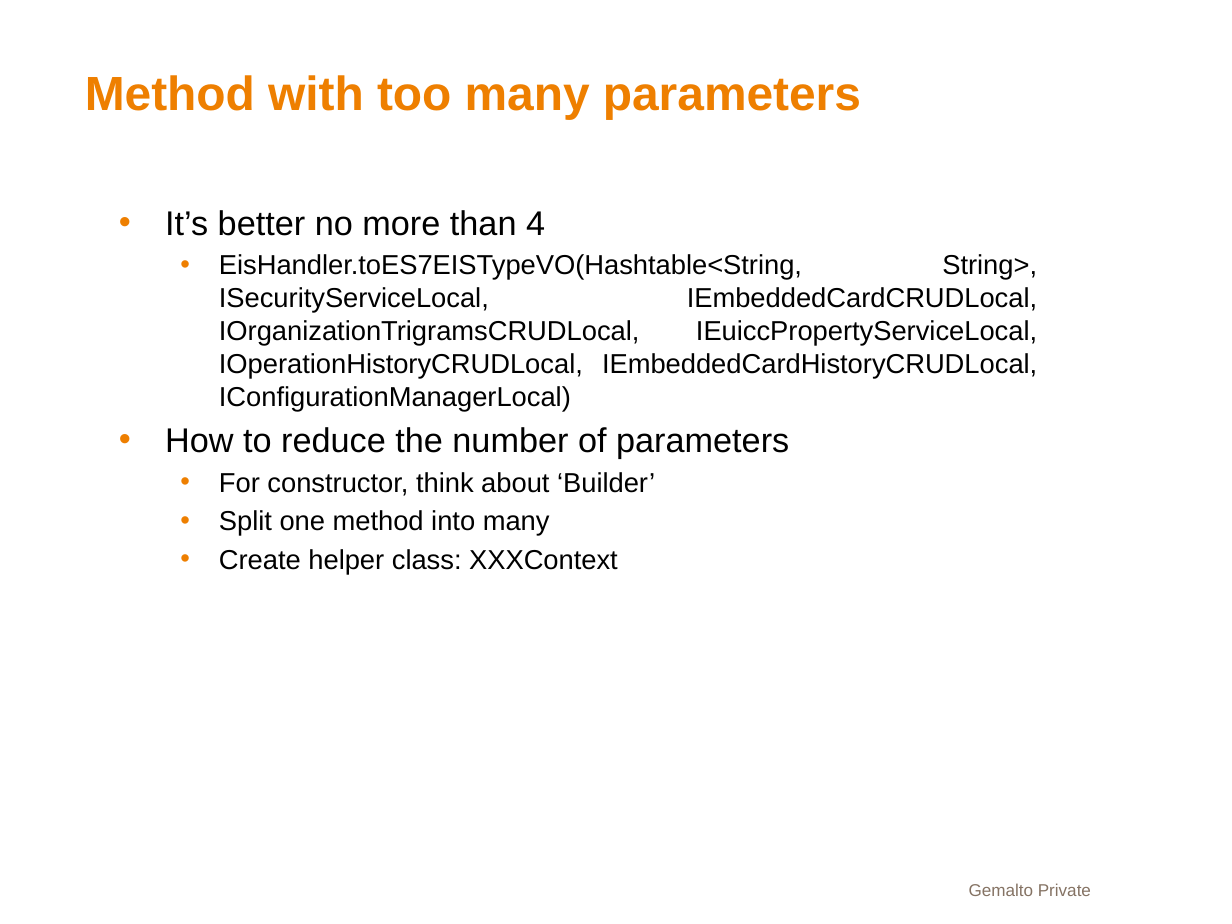
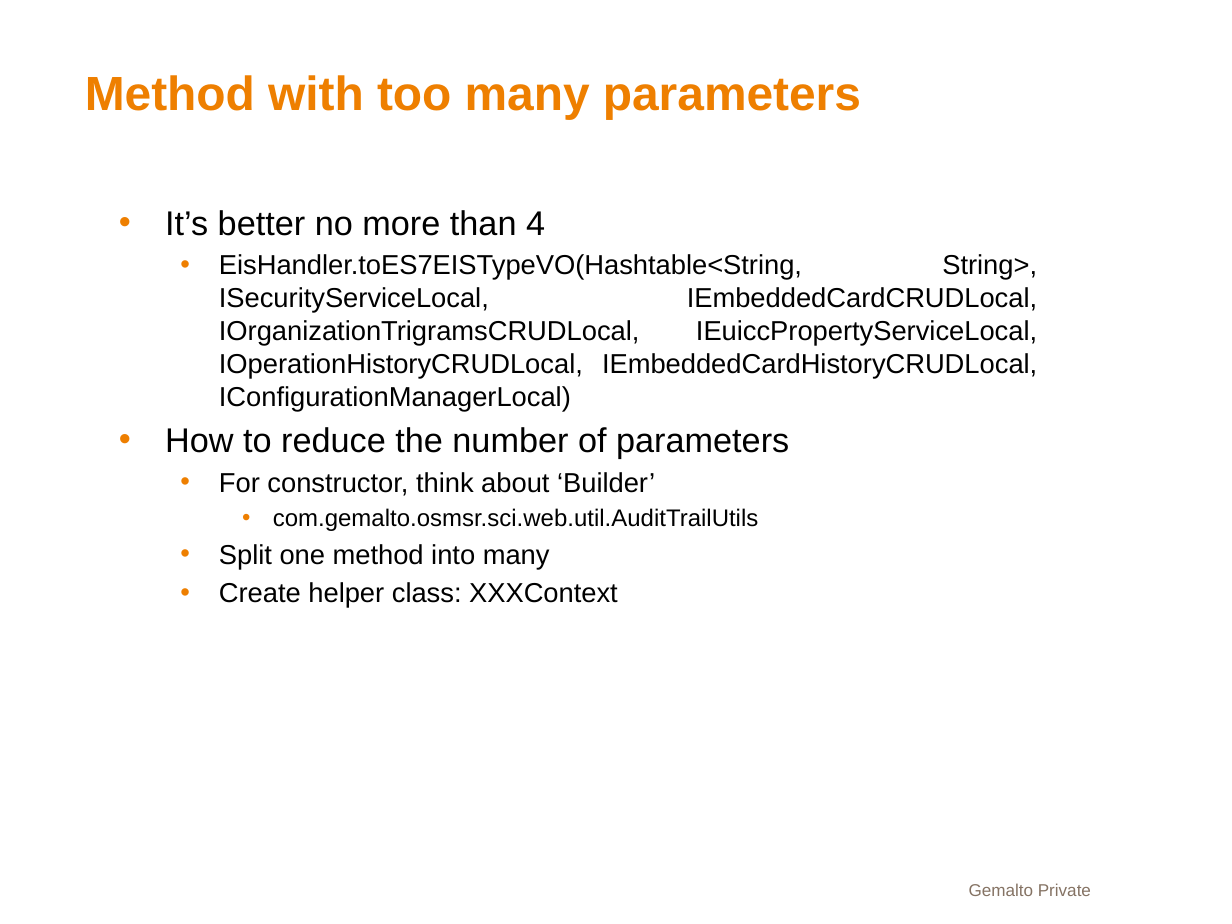
Before and after one commit to li-shengli/selfstudy, a slide deck: slide 5 of PPT/Code Review.pptx. Drawn at 1232x924 pixels with LibreOffice and Linux fonts; fonts in the diff are those of the drawing; background and template pictures are left out. Boxes give left, top, right and bottom in pixels: in the first picture for what was removed or moved away, otherwise in the second. Text is boxed around its words. In the diff, an @@ line names an element or a change of style, - is before the commit and + after.

```diff
--- a/PPT/Code Review.pptx
+++ b/PPT/Code Review.pptx
@@ text at (x1=273, y1=508, x2=759, y2=531): paragraph added @@
+    • com.gemalto.osmsr.sci.web.util.AuditTrailUtils
```
Also in this commit, not shown: 2 slides added, 10 other files.
